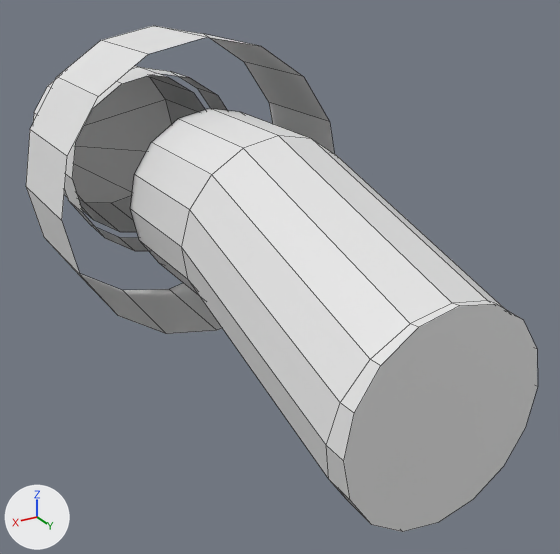
Before and after pictures for a commit that changed the OBJ model src/main/resources/assets/renewables/models/abc_conductor_run/end.obj.
Rendered twice from a 50 mm lens placed at (0.708, -0.082, 0.244), pointed at (0.478, -0.466, 0.052). The lights are fixed; the arrows at lower left show +X, +Y and +Z. The picture after the commit comes second. Mesh edges are drawn as thin lines. Where no turn or scale is listed for an object, it has been applied to the vertices.

The older version as bpy lines, for what is in view:
```python
me_clamp = bpy.data.meshes.new('clamp')
me_clamp.from_pydata(...)  # 96 vertices, 55 faces; spans x 0.403..0.597, y -0.716..-0.512, z 0.0..0.194
me_clamp.materials.append(mat_fitting)  # its picture is missing
# before: 0 (0.597, -0.512, 0.097) at pixel (61, 220), 1 (0.59, -0.512, 0.134) at pixel (67, 156), 4 (0.569, -0.512, 0.165) at pixel (98, 96), 6 (0.537, -0.512, 0.186) at pixel (148, 54), 8 (0.5, -0.512, 0.194) at pixel (206, 37)
# before: 10 (0.463, -0.512, 0.186) at pixel (261, 46), 12 (0.431, -0.512, 0.165) at pixel (303, 76), 14 (0.41, -0.512, 0.134) at pixel (329, 121), 16 (0.403, -0.512, 0.097), 18 (0.41, -0.512, 0.06)
# before: 20 (0.431, -0.512, 0.028), 22 (0.463, -0.512, 0.007), 24 (0.5, -0.512, 0.0) at pixel (216, 330), 26 (0.537, -0.512, 0.007) at pixel (166, 333), 28 (0.569, -0.512, 0.028) at pixel (118, 315)
# before: 30 (0.59, -0.512, 0.06) at pixel (80, 276)
me_conductor = bpy.data.meshes.new('conductor')
me_conductor.from_pydata(...)  # 64 vertices, 50 faces; spans x 0.445..0.555, y -0.512..-0.287, z 0.0..0.152
me_conductor.materials.append(mat_conductor)  # its picture is missing
ob_clamp = bpy.data.objects.new('clamp', me_clamp)
ob_clamp.location = (0.0, 0.0, 0.0)
ob_conductor = bpy.data.objects.new('conductor', me_conductor)
ob_conductor.location = (0.0, 0.0, 0.0)
```
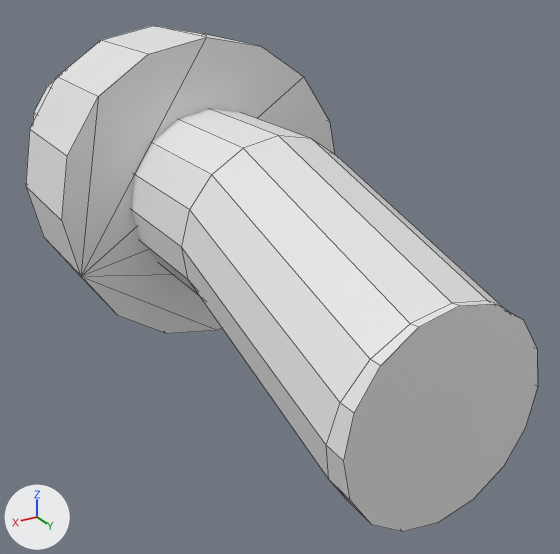
Boxes (x1, y1, x2, y2) around the edits, measured in the pictures (560 x 554 px; the box of a moved part takes in the faces that stretch with it):
'conductor', reshaped
    before: (130, 108, 538, 532)
    after: (130, 109, 538, 532)
part 1 of me_clamp, added
    after: (62, 37, 334, 334)
part 2 of me_conductor, moved or reshaped
    before: (130, 108, 311, 296)
    after: (130, 109, 311, 296)

The change, as a diff of the scene's bpy script:
```diff
--- a/src/main/resources/assets/renewables/models/abc_conductor_run/end.obj.py
+++ b/src/main/resources/assets/renewables/models/abc_conductor_run/end.obj.py
@@ me_clamp @@
 # used by ob_clamp; location = (0.0, 0.0, 0.0)
 # verts and faces of me_clamp; kept vertices keep their numbers, new ones are numbered from 96
-me_clamp.from_pydata(...)  # 96 vertices, 55 faces; spans x 0.403..0.597, y -0.716..-0.512, z 0.0..0.194
+me_clamp.from_pydata(...)  # 96 vertices, 76 faces; spans x 0.403..0.597, y -0.716..-0.512, z 0.0..0.194
+# me_clamp part 1
+faces += [(24, 30, 28, 26), (20, 30, 24, 22), (16, 30, 20, 18), (12, 30, 16, 14), (8, 30, 12, 10), (4, 30, 8, 6)]
+faces += [(0, 30, 4, 1)]
+# other edits to the shape of me_clamp do not show in these pictures
 me_clamp.materials.append(mat_fitting)
@@ me_conductor @@
 # used by ob_conductor; location = (0.0, 0.0, 0.0)
-me_conductor.from_pydata(...)  # 64 vertices, 50 faces; spans x 0.445..0.555, y -0.512..-0.287, z 0.0..0.152
+me_conductor.from_pydata(...)  # 64 vertices, 50 faces; spans x 0.445..0.555, y -0.55..-0.287, z 0.0..0.152
+# me_conductor part 2: all 16 vertices in x 0.445..0.555, y -0.512, z 0.042..0.152 are moved by (0.0, -0.038, 0.0)
 me_conductor.materials.append(mat_conductor)
```
